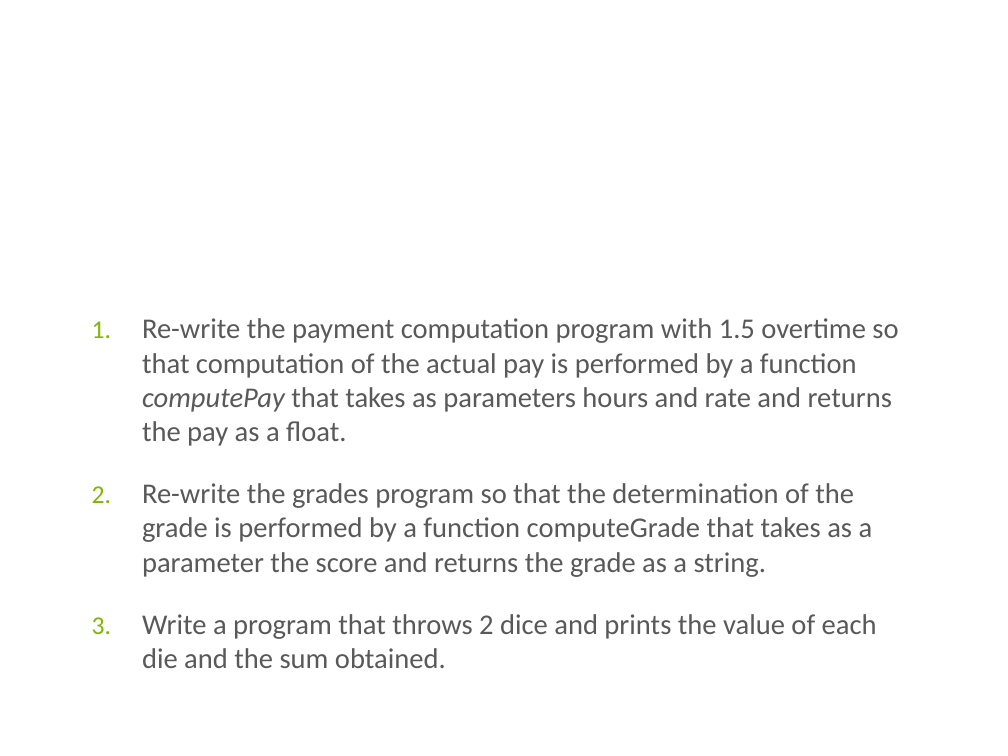
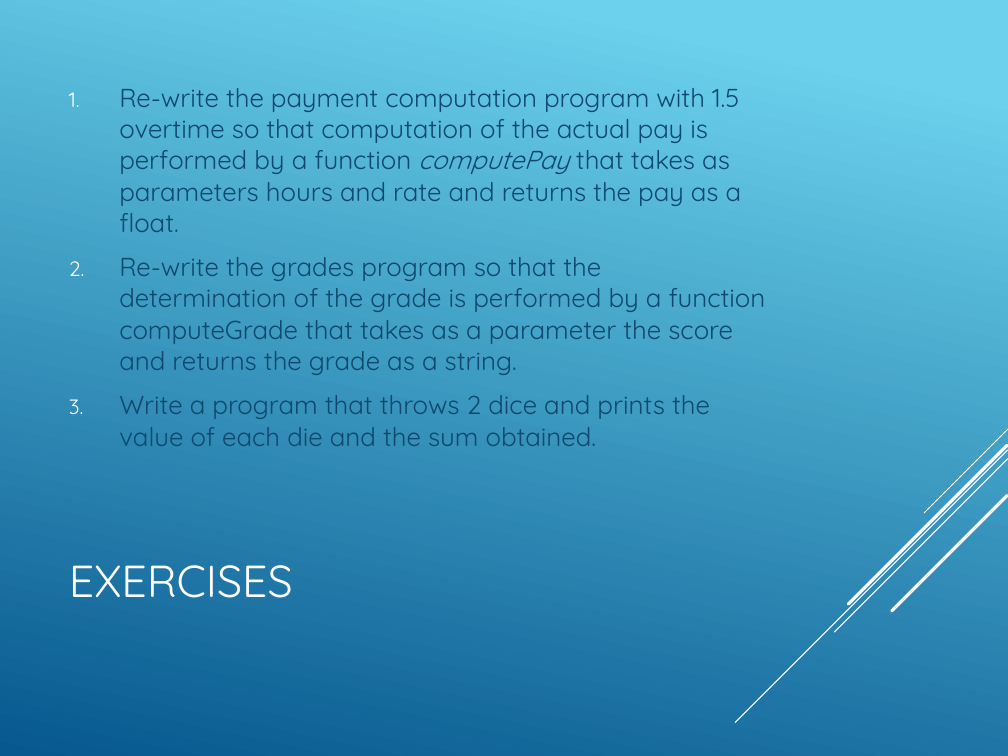
Before and after one commit to mmbader/PythonDojo, a slide deck: slide 13 of slides/klasse3.pptx. Drawn at 1008x756 pixels with LibreOffice and Linux fonts; fonts in the diff are those of the drawing; background and template pictures are left out. Boxes give left, top, right and bottom in pixels: in the first picture for what was removed or moved away, otherwise in the second. Text is boxed around its words. In the diff, an @@ line names an element or a change of style, - is before the commit and + after.

```diff
--- a/slides/klasse3.pptx
+++ b/slides/klasse3.pptx
@@ background picture (left out) to gradient #6ED2EB to #06588E @@
@@ text "Re-write the payment computation program ..." moved from (x1=142, y1=318, x2=898, y2=668) to (x1=119, y1=88, x2=766, y2=446) @@
@@ text "Re-write the payment computation program ..." at (x1=119, y1=88, x2=766, y2=446): size 20.4 to 18.5 pt, font Calibri to Quicksand, text colour #595959 to #0F496F; less space between paragraphs; bullet colour #80B606 to #FFFFFF; vertical alignment top to middle @@
@@ group added at (x1=736, y1=429, x2=1008, y2=723): 5 lines @@
@@ title at (x1=69, y1=565, x2=293, y2=598): text changed; size 46 to 32 pt; font Calibri to Quicksand @@
-Exercises
+EXERCISES
```
Also in this commit, not shown: 12 other slides changed, 9 other files.
